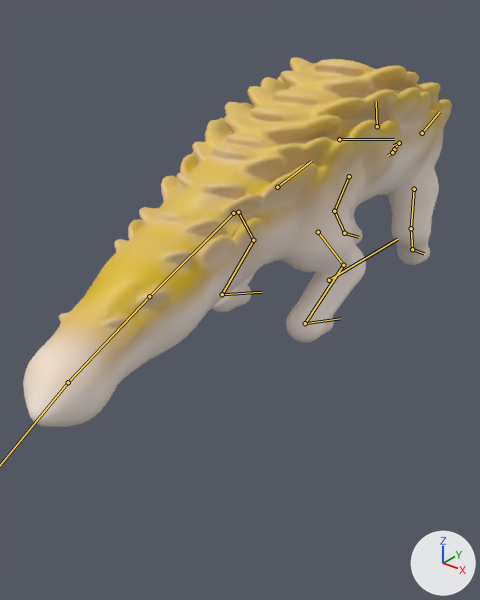
Renders of the glTF model game/art/models/sunda_pangolin.glb from each side of a commit.
The view is the same before and after, from a 50 mm lens placed at (0.413, -0.705, 0.362), pointed at (-0.034, -0.147, 0.016). The axes (+X, +Y, +Z) are drawn at lower right. The lights are the same throughout. The older version comes first. Both versions are drawn at frame 3 of the action 'fidget'; the numbers are the values there. The bones that bend it are drawn over the model as lines.

The first picture shows 'sunda_pangolin_movie'.
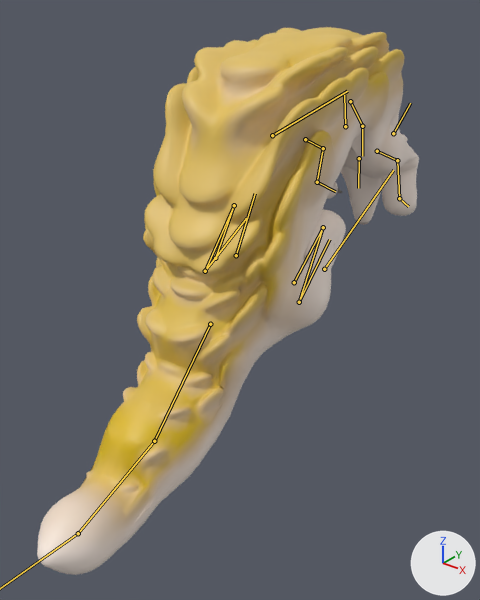
Location of each change, [x1, y1, x2, y2] in pixels of the pictures (480 x 600 px):
'sunda_pangolin_movie', posed (11% narrower, 48% taller)
    before: [23, 57, 452, 427]
    after: [37, 27, 419, 575]
bone 'root', root to tip
    before: (329, 280) to (397, 239)
    after: (324, 269) to (393, 170)
bone 'hips', root to tip
    before: (277, 187) to (311, 161)
    after: (236, 255) to (255, 193)
bone 'chest', root to tip
    before: (339, 139) to (394, 139)
    after: (272, 135) to (347, 91)
bone 'neck', root to tip
    before: (394, 149) to (399, 143)
    after: (350, 101) to (362, 126)
bone 'head', root to tip
    before: (399, 143) to (393, 145)
    after: (362, 126) to (362, 156)
bone 'fl_upper.L', root to tip
    before: (349, 176) to (334, 211)
    after: (305, 139) to (323, 148)
bone 'fl_lower.L', root to tip
    before: (334, 211) to (344, 233)
    after: (323, 148) to (317, 182)
bone 'fl_foot.L', root to tip
    before: (344, 233) to (358, 237)
    after: (317, 182) to (335, 191)
bone 'fl_upper.R', root to tip
    before: (414, 189) to (411, 228)
    after: (377, 151) to (397, 160)
bone 'fl_lower.R', root to tip
    before: (411, 228) to (412, 249)
    after: (397, 160) to (399, 198)
bone 'fl_foot.R', root to tip
    before: (412, 249) to (424, 253)
    after: (399, 198) to (408, 206)
bone 'tail1', root to tip
    before: (233, 213) to (149, 296)
    after: (210, 324) to (154, 441)
bone 'tail2', root to tip
    before: (149, 296) to (68, 382)
    after: (154, 441) to (78, 533)
bone 'hl_upper.L', root to tip
    before: (238, 212) to (253, 240)
    after: (215, 258) to (234, 205)
bone 'hl_lower.L', root to tip
    before: (253, 240) to (222, 294)
    after: (234, 205) to (205, 271)
bone 'hl_foot.L', root to tip
    before: (222, 294) to (261, 292)
    after: (205, 271) to (246, 218)
bone 'hl_upper.R', root to tip
    before: (318, 232) to (343, 265)
    after: (294, 282) to (323, 227)
bone 'hl_lower.R', root to tip
    before: (343, 265) to (305, 323)
    after: (323, 227) to (299, 302)
bone 'hl_foot.R', root to tip
    before: (305, 323) to (340, 318)
    after: (299, 302) to (329, 239)

The edits, one by one:
Bone 'root' (bone_root) moves from (0.0, 0.0, 0.0) to (0.0, -0.014, 0.02).
Bone 'root' (bone_root) turns from (0, 0, 0) to (29, 0, 0) degrees about its own x, y and z.
Bone 'hips' (bone_hips) turns from (0, 0, 0) to (20, 0, 0) degrees about its own x, y and z.
Bone 'chest' (bone_chest) turns from (0, 0, 0) to (-29, 0, 0) degrees about its own x, y and z.
Bone 'neck' (bone_neck) turns from (8, 0, 20) to (-52, 0, 4) degrees about its own x, y and z.
Bone 'head' (bone_head) turns from (-5, 0, 15) to (-20, 0, 3) degrees about its own x, y and z.
Bone 'fl_upper.L' (bone_fl_upper_l) turns from (0, 0, 0) to (66, 0, 0) degrees about its own x, y and z.
Bone 'fl_lower.L' (bone_fl_lower_l) turns from (0, 0, 0) to (-117, 0, 0) degrees about its own x, y and z.
Bone 'fl_foot.L' (bone_fl_foot_l) turns from (0, 0, 0) to (29, 0, 0) degrees about its own x, y and z.
Bone 'fl_upper.R' (bone_fl_upper_r) turns from (0, 0, 0) to (66, 0, 0) degrees about its own x, y and z.
Bone 'fl_lower.R' (bone_fl_lower_r) turns from (0, 0, 0) to (-117, 0, 0) degrees about its own x, y and z.
Bone 'fl_foot.R' (bone_fl_foot_r) turns from (0, 0, 0) to (29, 0, 0) degrees about its own x, y and z.
Bone 'tail1' (bone_tail1) turns from (-5, 0, 0) to (-29, 0, 0) degrees about its own x, y and z.
Bone 'tail2' (bone_tail2) turns from (-5, 0, -7) to (-29, 0, -4) degrees about its own x, y and z.
Bone 'tail3' (bone_tail3) turns from (-5, 0, -13) to (-29, 0, -9) degrees about its own x, y and z.
Bone 'hl_upper.L' (bone_hl_upper_l) turns from (0, 0, 0) to (52, 0, 0) degrees about its own x, y and z.
Bone 'hl_lower.L' (bone_hl_lower_l) turns from (0, 0, 0) to (-80, 0, 0) degrees about its own x, y and z.
Bone 'hl_foot.L' (bone_hl_foot_l) turns from (0, 0, 0) to (34, 0, 0) degrees about its own x, y and z.
Bone 'hl_upper.R' (bone_hl_upper_r) turns from (0, 0, 0) to (52, 0, 0) degrees about its own x, y and z.
Bone 'hl_lower.R' (bone_hl_lower_r) turns from (0, 0, 0) to (-80, 0, 0) degrees about its own x, y and z.
Bone 'hl_foot.R' (bone_hl_foot_r) turns from (0, 0, 0) to (34, 0, 0) degrees about its own x, y and z.
